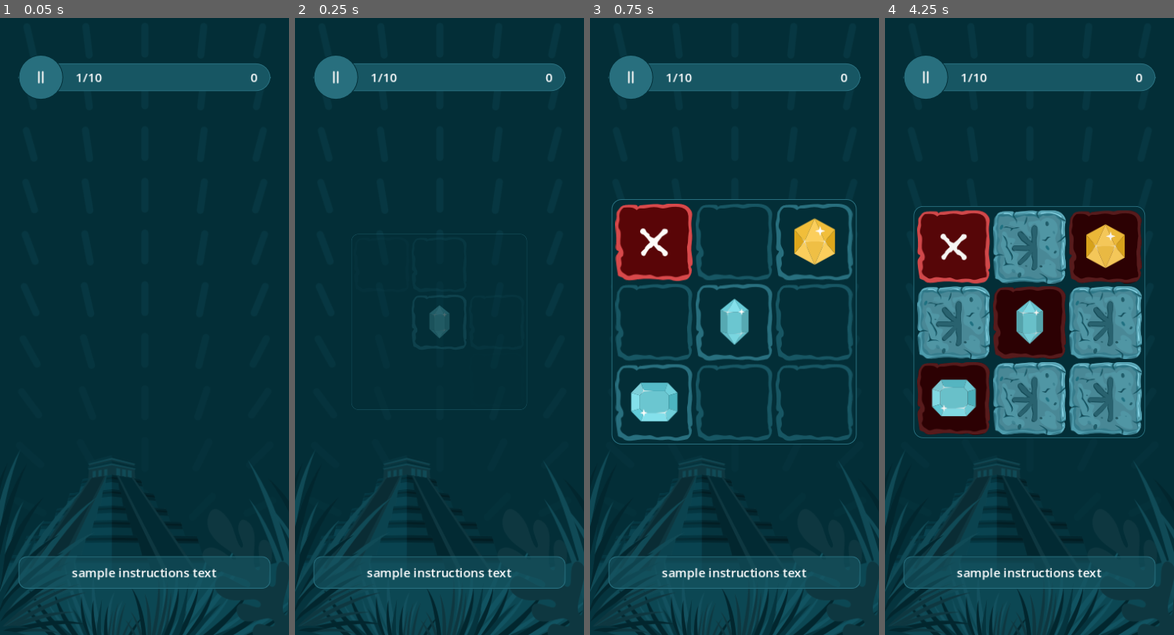
Above: before the commit, frames 1-4 (left to right).
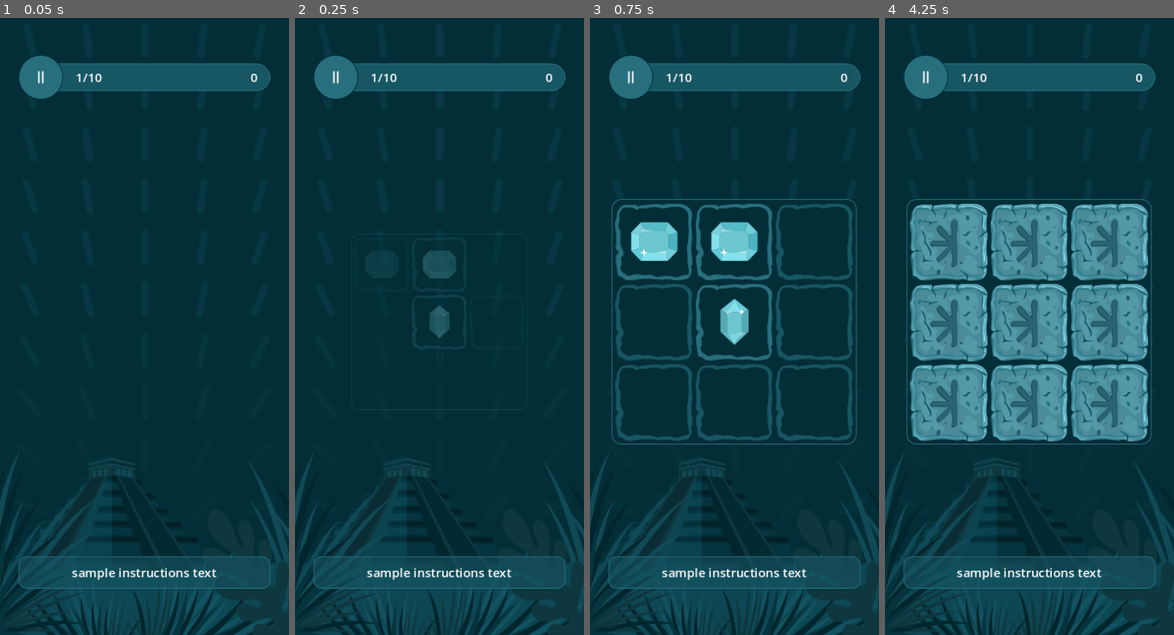
Above: after the commit, the same moments.

Repository: SugarF0x/hidden-gems-gd
Game: Godot game, scene res://hidden_gems_scene.tscn
Same seed, same stepped clock (60 frames per second), same inputs: the game is played once before the commit and once after it.
Inputs (mouse positions are in pixels of both pictures, inside the frame that each line leads up to):
- Up to frame 1 (0.05 s): no input
- Up to frame 2 (0.25 s): no input
- Up to frame 3 (0.75 s): click (653, 240) at 0.52 s
- Up to frame 4 (4.25 s): click (948, 240) at 1.27 s; click (948, 240) at 2.02 s; click (925, 79) at 2.75 s; tap Enter at 3.5 s

Frame 1 is identical in both runs. In frame 2, 0.5% of the frame differs, in the area x 44-56%, y 37-43%; in frame 3, 7.1%; in frame 4, 20%, in the area x 7-93%, y 29-70%.

Commit message:
move stage controls over to the scene parent

Diff:
--- a/gem.gd
+++ b/gem.gd
@@ -25,7 +25,9 @@
 @onready var gem_texture_rect: TextureRect = $GemTextureRect
 @onready var animation_player: AnimationPlayer = $AnimationPlayer
 
-@export var disabled: bool = false
+var disabled: bool = false
+func disable() -> void: disabled = true
+func enable() -> void: disabled = false
 
 @export var state := BackgroundState.HIDDEN:
 	set(value):
@@ -103,5 +105,11 @@
 
 signal gem_clicked
 func on_gem_clicked(): if not disabled: gem_clicked.emit()
-func on_press_down(): if not disabled: play_press(true)
-func on_press_up(): if not disabled: play_press(false)
+
+var _is_pressed: bool = false
+func on_press_down(): if not disabled:
+	_is_pressed = true
+	play_press(true)
+func on_press_up(): if not disabled || _is_pressed:
+	_is_pressed = false
+	play_press(false)
--- a/gem.tscn
+++ b/gem.tscn
@@ -34,7 +34,7 @@
 [sub_resource type="Animation" id="Animation_6w7p5"]
 resource_name = "fade"
 length = 0.3
-step = 0.01
+step = 0.1
 tracks/0/type = "value"
 tracks/0/imported = false
 tracks/0/enabled = true
@@ -45,12 +45,12 @@
 "times": PackedFloat32Array(0, 0.3),
 "transitions": PackedFloat32Array(1, 1),
 "update": 0,
-"values": [Color(1, 1, 1, 0), Color(1, 1, 1, 1)]
+"values": [Color(1, 1, 1, 1), Color(1, 1, 1, 0)]
 }
 
 [sub_resource type="Animation" id="Animation_54rgc"]
 resource_name = "press_in"
-length = 0.05
+length = 0.15
 step = 0.01
 tracks/0/type = "value"
 tracks/0/imported = false
@@ -59,7 +59,7 @@
 tracks/0/interp = 1
 tracks/0/loop_wrap = true
 tracks/0/keys = {
-"times": PackedFloat32Array(0, 0.05),
+"times": PackedFloat32Array(0, 0.15),
 "transitions": PackedFloat32Array(1, 1),
 "update": 0,
 "values": [Vector2(1, 1), Vector2(0.9, 0.9)]
--- a/grid.gd
+++ b/grid.gd
@@ -11,28 +11,25 @@
 	set(value):
 		width = value
 		sync_grid_size()
-		randomize_gem_indexes()
 		redraw_grid()
 
 @export var height: int = 3:
 	set(value):
 		height = value
 		sync_grid_size()
-		randomize_gem_indexes()
 		redraw_grid()
 
-@export var gem_count: int = 2:
+var gems: Array[Gem] = []
+@export var correct_gem_indexes: Array[int] = [0, 3]:
 	set(value):
-		gem_count = value
-		randomize_gem_indexes()
-		redraw_grid()
+		correct_gem_indexes = value
+		if Engine.is_editor_hint(): reveal_gems()
 
-var gem_children: Array[Gem] = []
-var gem_indexes: Array[int] = []
+signal gem_clicked(index: int)
 
 func _ready() -> void:
 	sync_grid_size()
-	start()
+	redraw_grid()
 	resized.connect(func(): pivot_offset = get_size() / 2)
 
 func sync_grid_size() -> void:
@@ -43,90 +40,47 @@
 	if not grid_container: return
 
 	for child in grid_container.get_children(): child.queue_free()
-	gem_children.clear()
+	gems.clear()
 
 	for n in (height * width):
 		var item := gem_scene.instantiate() as Gem
 		grid_container.add_child(item)
-		gem_children.append(item)
-		item.gem_clicked.connect(on_gem_clicked.bind(n))
+		gems.append(item)
+		item.gem_clicked.connect(gem_clicked.emit.bind(n))
 
 	if Engine.is_editor_hint(): reveal_gems()
 
-func randomize_gem_indexes() -> void:
-	gem_indexes.clear()
-	var pool: Array[int] = []
-	for i in range(width * height): pool.append(i)
-	pool.shuffle()
-	gem_indexes = pool.slice(0, gem_count)
+func reveal_gems() -> void:
+	for index in gems.size():
+		var gem = gems[index]
+		gem.state = Gem.BackgroundState.FOUND if index in correct_gem_indexes else Gem.BackgroundState.EMPTY
 
-var gems_user_revealed: int = 0
-func on_gem_clicked(index: int) -> void:
-	gems_user_revealed += 1
-	var gem = gem_children[index]
-	gem.state = Gem.BackgroundState.FOUND if index in gem_indexes else Gem.BackgroundState.WRONG
-	#set_gem_processing(index, false)
-
-	if gems_user_revealed >= gem_count:
-		gems_user_revealed = 0
-		on_round_end()
-
-func reveal_gems() -> void:
-	for index in gem_children.size():
-		var gem = gem_children[index] as Gem
-		gem.state = Gem.BackgroundState.FOUND if index in gem_indexes else Gem.BackgroundState.EMPTY
-
-func hide_gems() -> void:
-	for gem in gem_children as Array[Gem]: gem.state = Gem.BackgroundState.HIDDEN
-
-func start() -> void:
-	randomize_gem_indexes()
-	redraw_grid()
-	if Engine.is_editor_hint(): return
-
-	fade(true)
-	reveal_gems()
-	await get_tree().create_timer(2.0).timeout
-	await play_gems_press(true)
-	hide_gems()
-	await play_gems_press(false)
-
-# TODO: a lot of this logic is to be moved out into a parent script that would also have control over instructions and hud along with this
-
-func on_round_end() -> void:
-	for index in gem_children.size():
-		var gem = gem_children[index]
-		#if gem.process_mode == Node.PROCESS_MODE_DISABLED: continue
-		if index not in gem_indexes: continue
-		if gem.state == Gem.BackgroundState.HIDDEN: gem.state = Gem.BackgroundState.MISSED if index in gem_indexes else Gem.BackgroundState.EMPTY
-
-	await get_tree().create_timer(2.0).timeout
-	await fade(false)
-	hide_gems()
-	start()
+func hide_gems() -> void: for gem in gems: gem.state = Gem.BackgroundState.HIDDEN
+func disable_gems() -> void: for gem in gems: gem.disable()
+func enable_gems() -> void: for gem in gems: gem.enable()
 
 func call_with_delay(fun: Callable, delay_time: float) -> void:
 	await get_tree().create_timer(delay_time).timeout
 	fun.call()
 
 func fade(value: bool) -> Signal:
-	if (not value):
-		animation_player.play_backwards("fade")
+	if (value):
+		animation_player.play("fade")
 		return animation_player.animation_finished
 
-	animation_player.play("fade")
+	animation_player.play_backwards("fade")
 
-	var gem_animation_pool = gem_children.duplicate()
+	var gem_animation_pool = gems.duplicate()
 	gem_animation_pool.shuffle()
 
 	for gem_index in gem_animation_pool.size():
 		var gem = gem_animation_pool[gem_index] as Gem
 		gem.set_opacity(0.0)
-		call_with_delay(gem.fade.bind(true), .05 * gem_index)
+		call_with_delay(gem.fade.bind(false), .05 * gem_index)
 
 	return animation_player.animation_finished
 
 func play_gems_press(value: bool) -> Signal:
 	var sig: Signal
-	for gem in gem_children: sig = gem.play_press(value)
+	for gem in gems: sig = gem.play_press(value)
 	return sig
--- a/grid.tscn
+++ b/grid.tscn
@@ -44,7 +44,7 @@
 [sub_resource type="Animation" id="Animation_81cst"]
 resource_name = "fade"
 length = 0.5
-step = 0.01
+step = 0.1
 tracks/0/type = "value"
 tracks/0/imported = false
 tracks/0/enabled = true
@@ -55,7 +55,7 @@
 "times": PackedFloat32Array(0, 0.5),
 "transitions": PackedFloat32Array(-2, -2),
 "update": 0,
-"values": [Color(1, 1, 1, 0), Color(1, 1, 1, 1)]
+"values": [Color(1, 1, 1, 1), Color(1, 1, 1, 0)]
 }
 tracks/1/type = "value"
 tracks/1/imported = false
@@ -67,7 +67,7 @@
 "times": PackedFloat32Array(0, 0.5),
 "transitions": PackedFloat32Array(-2, -2),
 "update": 0,
-"values": [Vector2(0.5, 0.5), Vector2(1, 1)]
+"values": [Vector2(1, 1), Vector2(0.5, 0.5)]
 }
 
 [sub_resource type="AnimationLibrary" id="AnimationLibrary_k4lnj"]
--- /dev/null
+++ b/hidden_gems_scene.gd
@@ -0,0 +1,51 @@
+extends Node
+
+@onready var hud: Hud = $UI/ContentContainer/Hud
+@onready var instructions: Instructions = $UI/ContentContainer/Instructions
+@onready var grid: GemGrid = $UI/ContentContainer/Grid
+
+var gem_count: int = 3
+
+func _ready() -> void:
+	grid.gem_clicked.connect(on_gem_pressed)
+	start_round()
+
+func start_round() -> void:
+	randomize_gem_indexes()
+	grid.disable_gems()
+	grid.fade(false)
+	grid.reveal_gems()
+	await grid.get_tree().create_timer(2.0).timeout
+	await grid.play_gems_press(true)
+	grid.hide_gems()
+	await grid.play_gems_press(false)
+	grid.enable_gems()
+
+func finish_round() -> void:
+	grid.disable_gems()
+	for index in grid.gems.size():
+		var gem = grid.gems[index]
+		if index not in grid.correct_gem_indexes: continue
+		if gem.state == Gem.BackgroundState.HIDDEN: gem.state = Gem.BackgroundState.MISSED if index in grid.correct_gem_indexes else Gem.BackgroundState.EMPTY
+
+	await get_tree().create_timer(2.0).timeout
+	await grid.fade(true)
+	grid.redraw_grid()
+	hud.current_round += 1
+	hud.score += 100
+	start_round()
+
+func randomize_gem_indexes() -> void:
+	var pool: Array[int] = []
+	for i in range(grid.width * grid.height): pool.append(i)
+	pool.shuffle()
+	grid.correct_gem_indexes = pool.slice(0, gem_count)
+
+var gems_revealed: int = 0
+func on_gem_pressed(index: int) -> void:
+	gems_revealed += 1
+	var gem = grid.gems[index]
+	gem.state = Gem.BackgroundState.FOUND if index in grid.correct_gem_indexes else Gem.BackgroundState.WRONG
+	if gems_revealed >= grid.correct_gem_indexes.size():
+		gems_revealed = 0
+		finish_round()
--- a/hidden_gems_scene.tscn
+++ b/hidden_gems_scene.tscn
@@ -1,5 +1,6 @@
-[gd_scene load_steps=6 format=3 uid="uid://do2c2yhxyuery"]
+[gd_scene load_steps=7 format=3 uid="uid://do2c2yhxyuery"]
 
+[ext_resource type="Script" path="res://hidden_gems_scene.gd" id="1_5gwpp"]
 [ext_resource type="PackedScene" uid="uid://c1d48fc3udopa" path="res://hud.tscn" id="1_ji2v6"]
 [ext_resource type="Texture2D" uid="uid://m4k810srmrml" path="res://assets/background-1.svg" id="1_w2h53"]
 [ext_resource type="PackedScene" uid="uid://dp072yb4so4dj" path="res://instructions.tscn" id="2_faga1"]
@@ -7,6 +8,7 @@
 [ext_resource type="PackedScene" uid="uid://rhrcaxbp0wpy" path="res://grid.tscn" id="3_jakn1"]
 
 [node name="HiddenGemsScene" type="Node"]
+script = ExtResource("1_5gwpp")
 
 [node name="UI" type="Control" parent="."]
 layout_mode = 3
@@ -65,4 +67,4 @@
 size_flags_horizontal = 4
 size_flags_vertical = 4
 width = 3
-gem_count = 3
+correct_gem_indexes = Array[int]([1, 8, 2])
--- a/hud.gd
+++ b/hud.gd
@@ -1,4 +1,5 @@
 @tool
+class_name Hud
 extends PanelContainer
 
 @onready var round_label: Label = %RoundLabel
--- a/instructions.gd
+++ b/instructions.gd
@@ -1,4 +1,5 @@
 @tool
+class_name Instructions
 extends PanelContainer
 
 @onready var label: Label = $MarginContainer/Label
